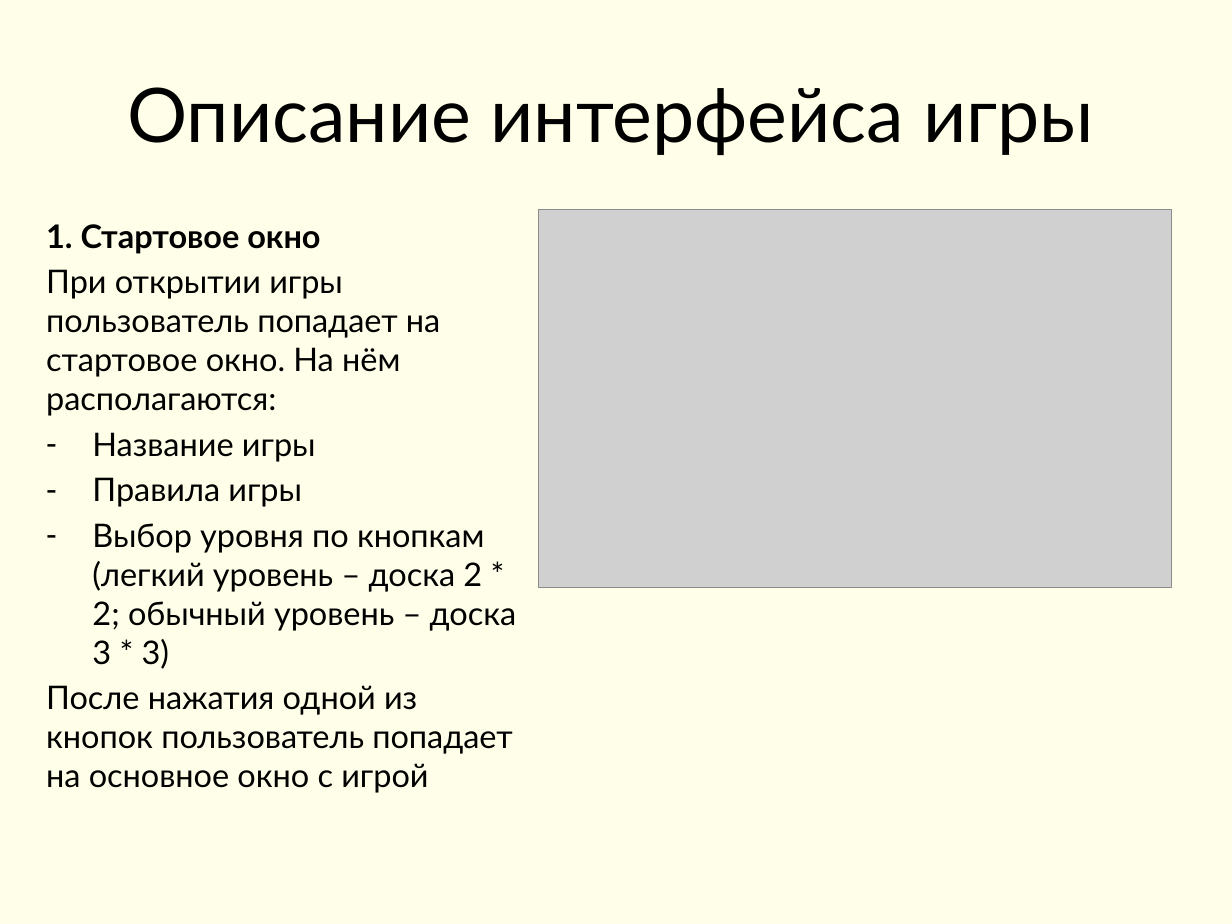
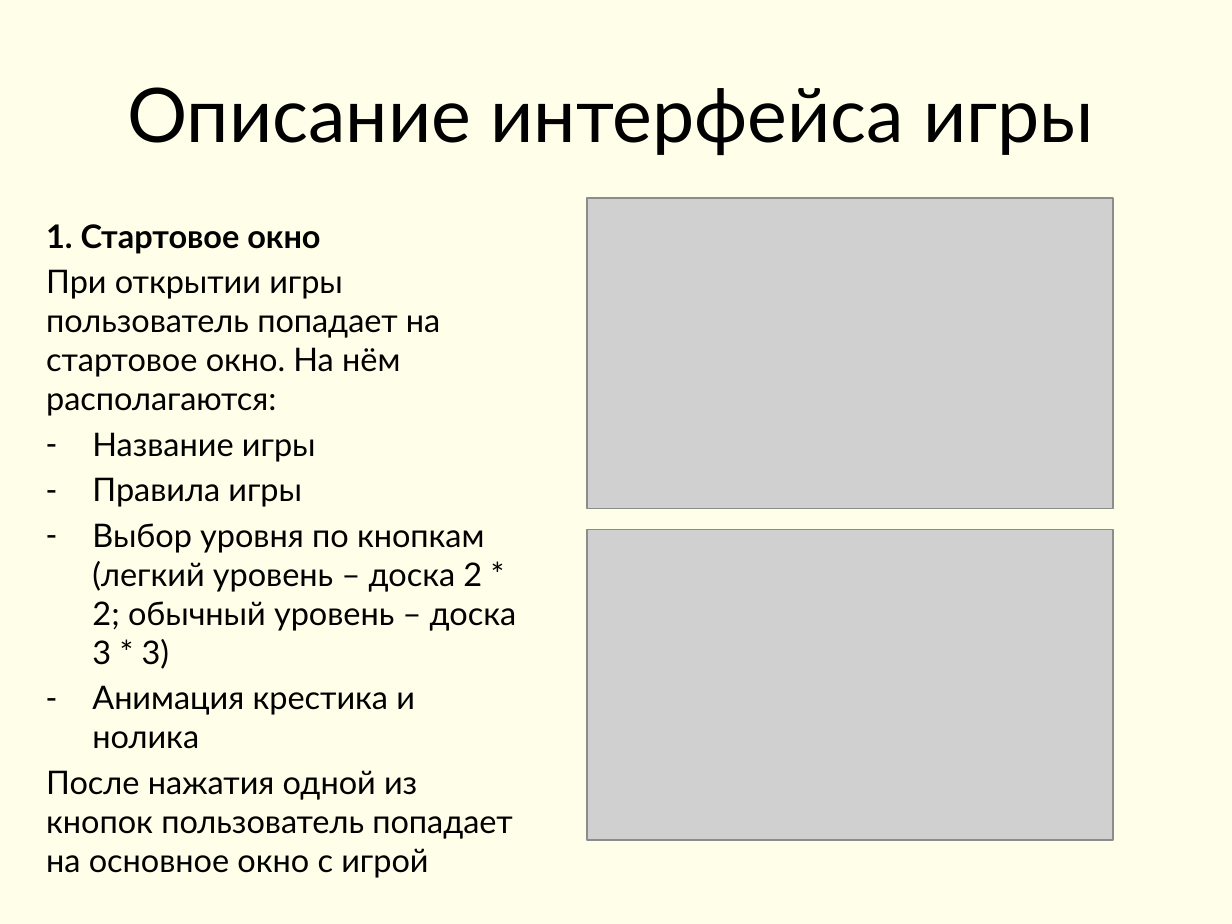
Before and after one commit to MargaritaVaganova/-ticTacToe, a slide deck: slide 3 of крестики-нолики.pptx. Drawn at 1232x924 pixels with LibreOffice and Linux fonts; fonts in the diff are those of the drawing; grey boxes stand for pictures. Boxes give left, top, right and bottom in pixels: in the first picture for what was removed or moved away, otherwise in the second. Text is boxed around its words. In the diff, an @@ line names an element or a change of style, - is before the commit and + after.

```diff
--- a/крестики-нолики.pptx
+++ b/крестики-нолики.pptx
@@ picture: place and size @@
-picture at bbox=[538, 209, 1172, 586]
+picture at bbox=[586, 198, 1112, 509]
@@ picture added at bbox=[586, 530, 1112, 840] @@
@@ text at bbox=[92, 685, 415, 749]: paragraph added @@
+– Анимация крестика и нолика
```
Also in this commit, not shown: 1 other slide changed, 3 other files.
